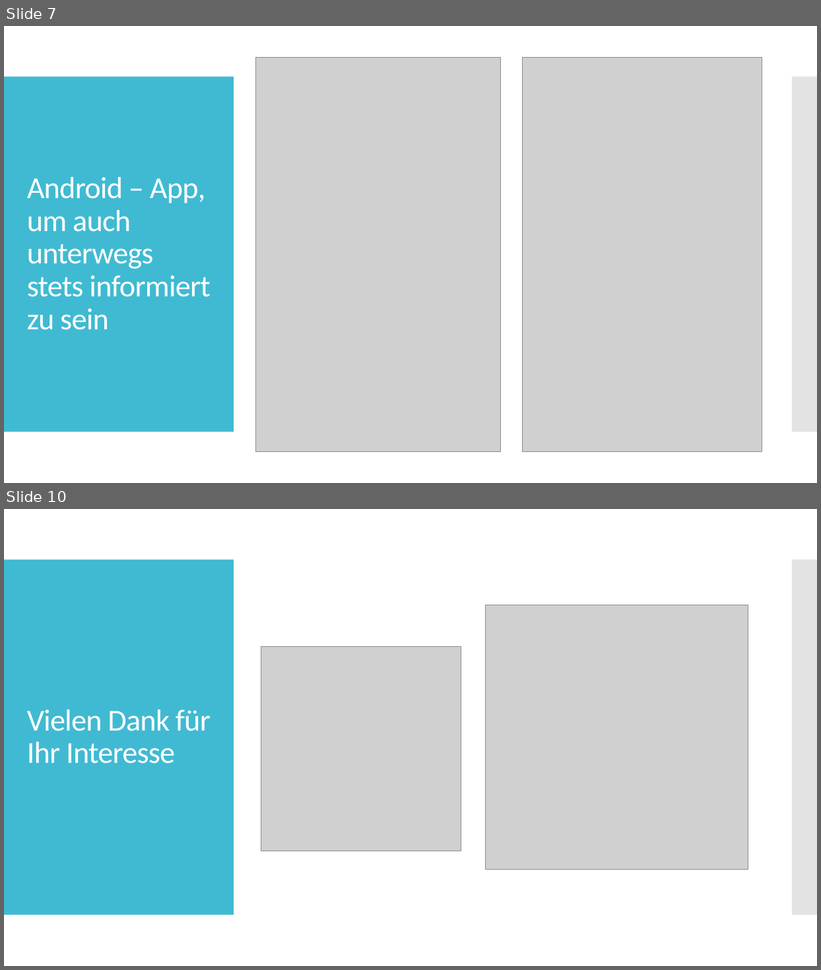
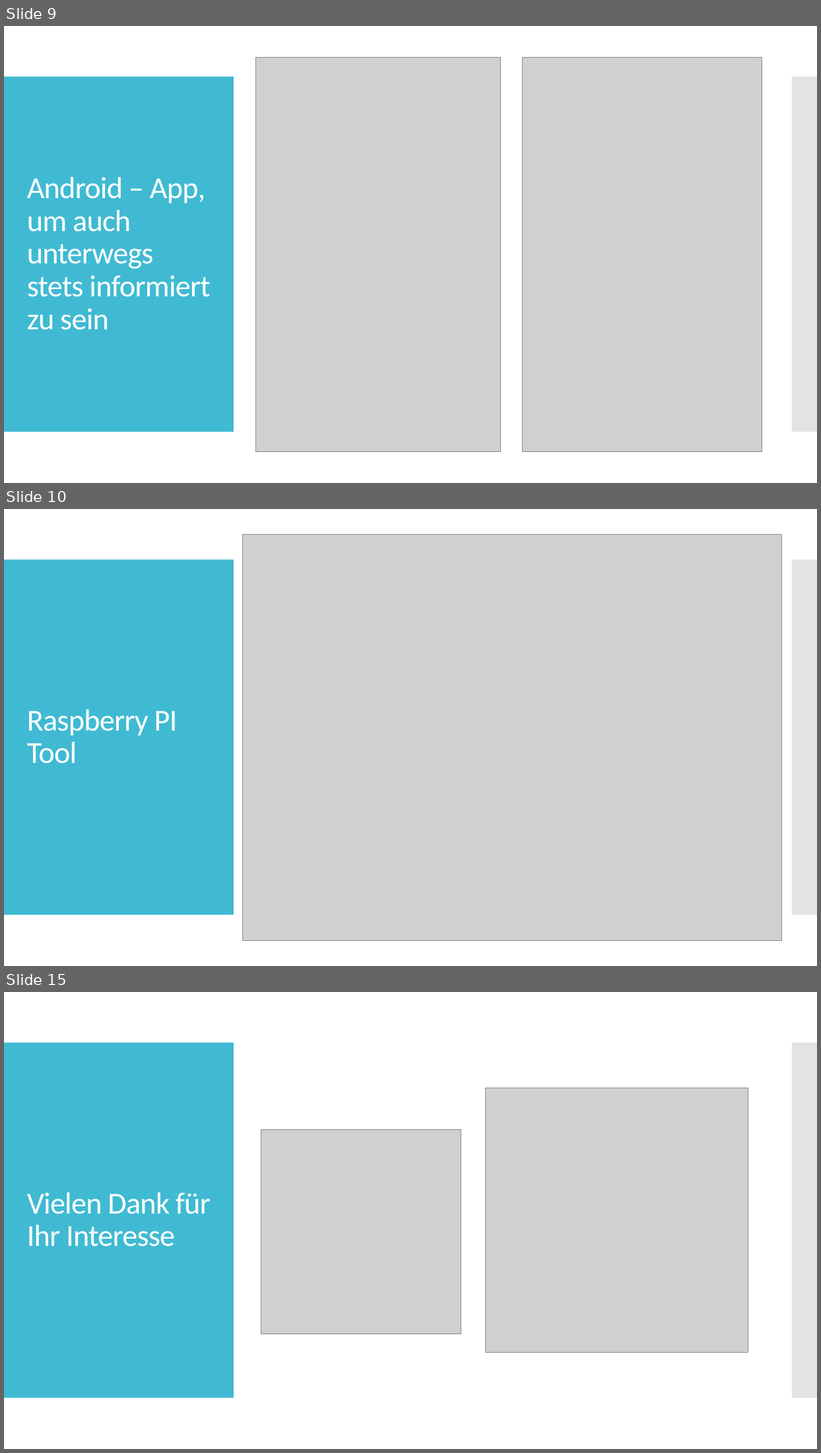
Before and after one commit to SebastianMandl/AEMS, a slide deck: Planung/Praesentationen/Praesentation_Firmentag.pptx. Shown one above the other, each under a label of ours: slides 7 and 10 before the commit, slides 9, 10 and 15 after it; the slides between them are not shown. The pictures are 821x970 and 821x1453 pixels, drawn with LibreOffice and Linux fonts; fonts in the diff are those of the drawing; grey boxes stand for pictures. Boxes give left, top, right and bottom in pixels: in the first picture for what was removed or moved away, otherwise in the second. Text is boxed around its words. In the diff, an @@ line names an element or a change of style, - is before the commit and + after.

```diff
--- a/Planung/Praesentationen/Praesentation_Firmentag.pptx
+++ b/Planung/Praesentationen/Praesentation_Firmentag.pptx
@@ slide 10 added at [4, 509, 817, 966], background #FFFFFF; not listed: 2 template elements that a slide beside it also shows @@
@@ picture added at [242, 535, 782, 941] @@
@@ title added at [27, 710, 178, 764], 36 pt, text #FFFFFF @@
+Raspberry PI Tool
@@ what was slide 7 is now slide 9 @@
@@ what was slide 10 is now slide 15 @@
```
Also in this commit, not shown: 2 slides changed, 4 other slides added, 2 other files.
